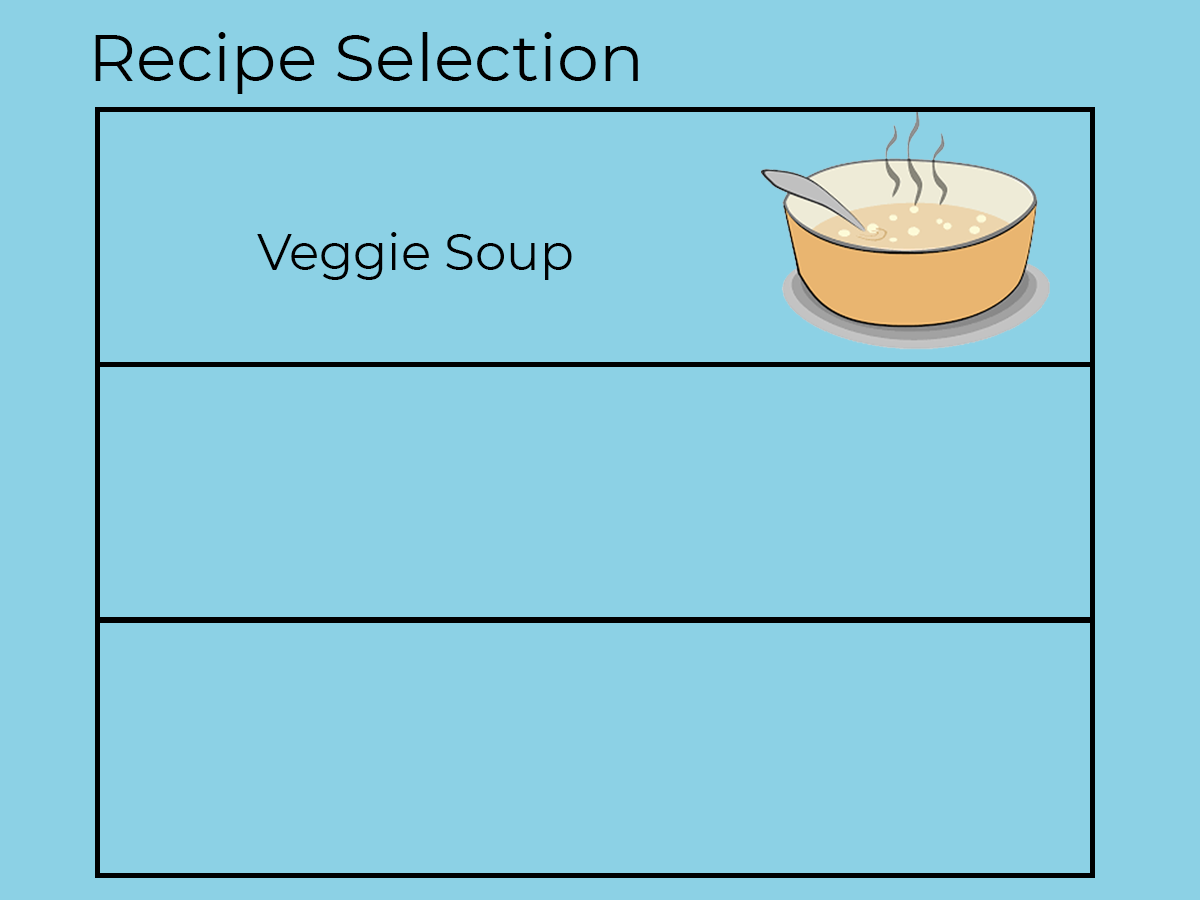
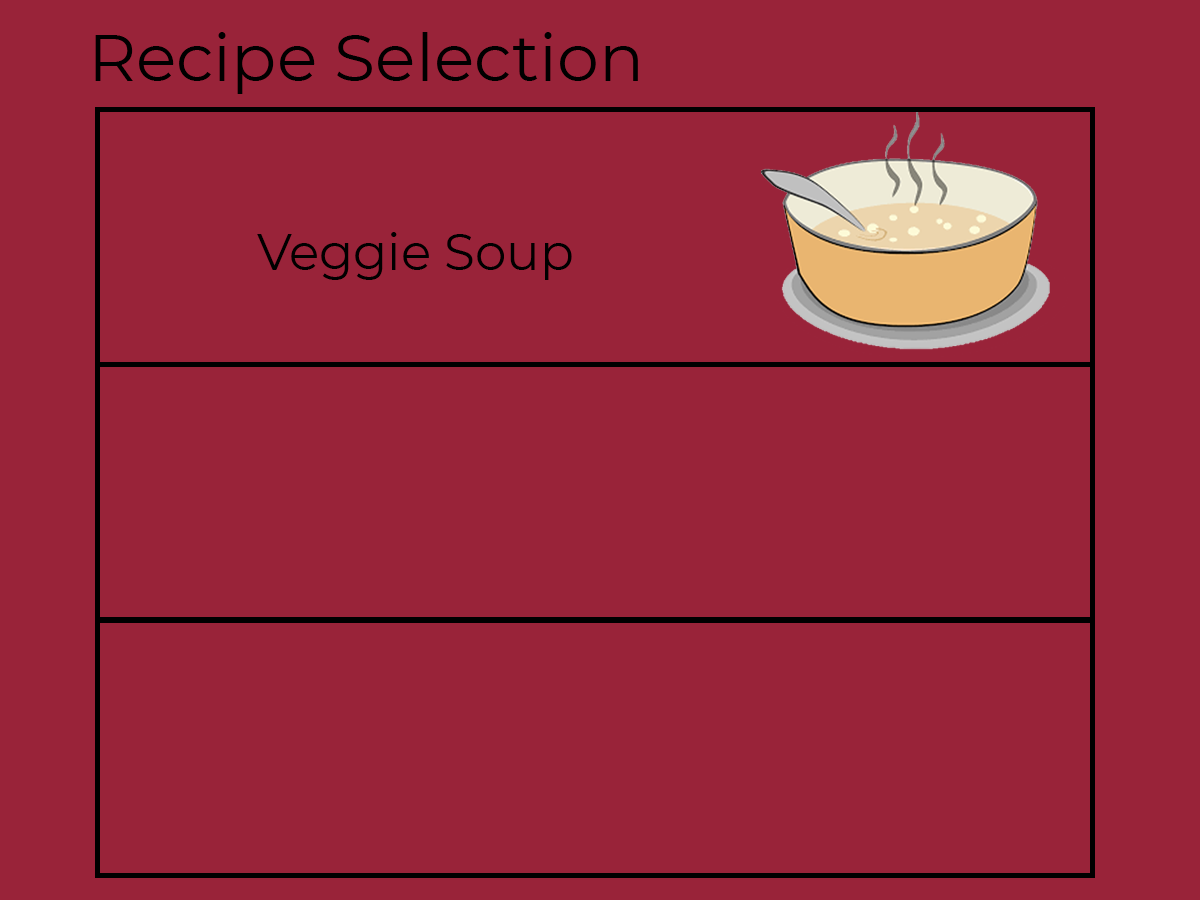
Two versions of the same layered image (1200 x 900). Layer-by-layer changes:
removed layer "Background" over [0,0,1200,900]
added layer "Layer 0" above "Layer 2" over [0,0,1200,900]
added layer "Layer 2" over [0,1,251,186]
